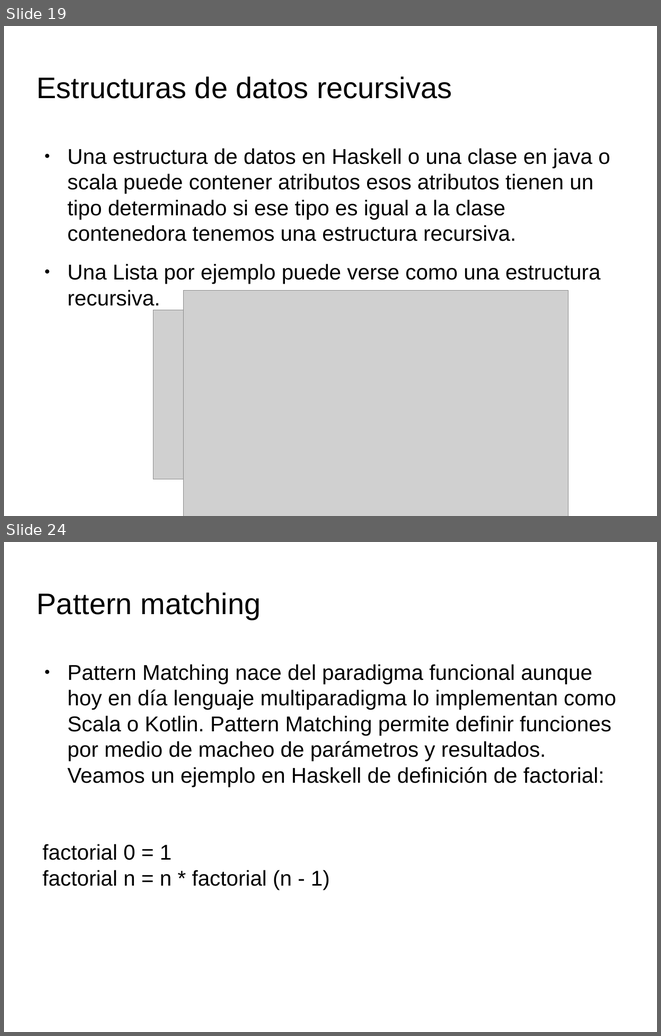
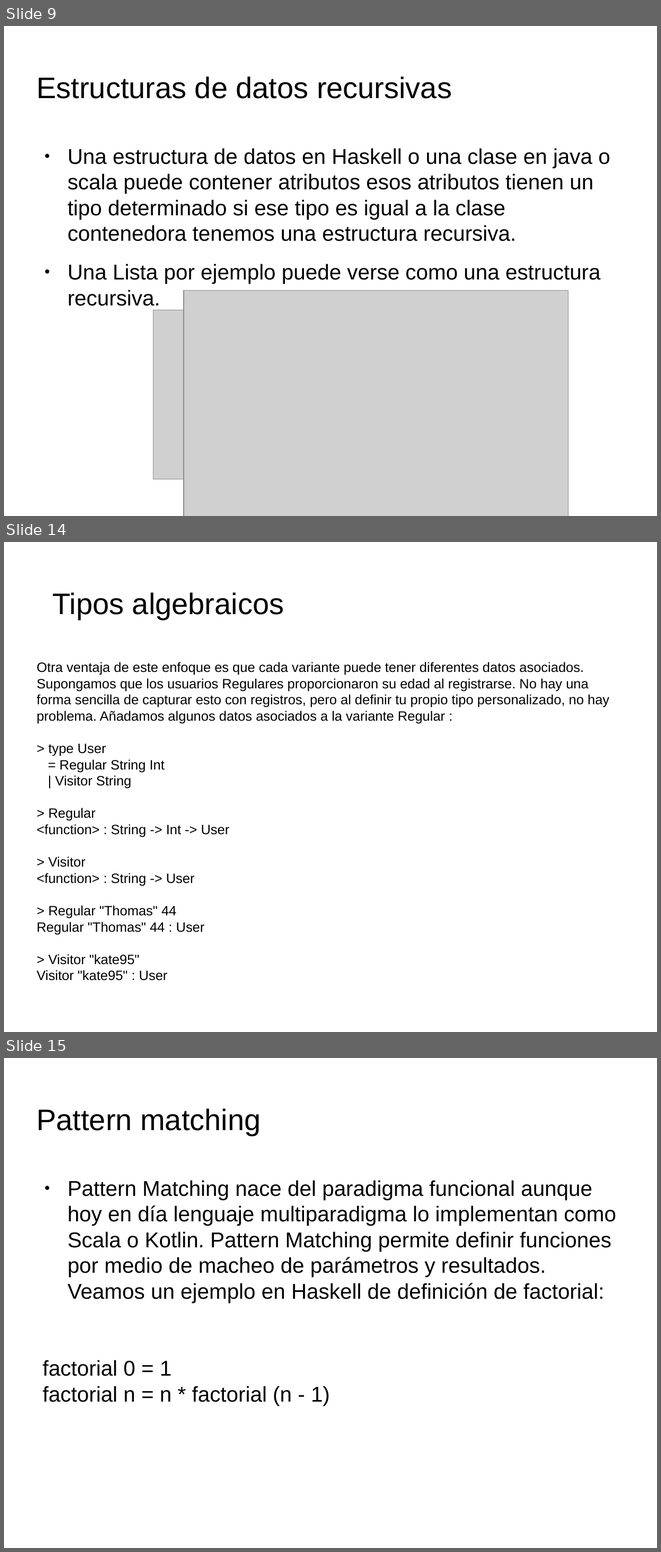
Before and after one commit to Agustin-Nicolas-Torres/paradigmaUAP2025, a slide deck: funcional/clase3.pptx. Shown one above the other, each under a label of ours: slides 19 and 24 before the commit, slides 9, 14 and 15 after it; the slides between them are not shown. The pictures are 661x1036 and 661x1552 pixels, drawn with LibreOffice and Linux fonts; fonts in the diff are those of the drawing; grey boxes stand for pictures; background and template pictures are left out. Boxes give left, top, right and bottom in pixels: in the first picture for what was removed or moved away, otherwise in the second. Text is boxed around its words. In the diff, an @@ line names an element or a change of style, - is before the commit and + after.

```diff
--- a/funcional/clase3.pptx
+++ b/funcional/clase3.pptx
@@ slide 14 added at box(4, 542, 657, 1032), background picture (left out) @@
@@ text added at box(53, 592, 284, 619), 32.7 pt, text #000000 @@
+Tipos algebraicos
@@ text added at box(37, 662, 609, 980), 14.9 pt, text #000000 @@
+Otra ventaja de este enfoque es que cada variante puede tener diferentes datos asociados. Supongamos que los usuarios Regulares proporcionaron su edad al registrarse. No hay una forma sencilla de capturar esto con registros, pero al definir tu propio tipo personalizado, no hay problema. Añadamos algunos datos asociados a la variante Regular :
+> type User
+= Regular String Int
+| Visitor String
+> Regular
+<function> : String -> Int -> User
+> Visitor
+<function> : String -> User
+> Regular "Thomas" 44
+Regular "Thomas" 44 : User
+> Visitor "kate95"
+Visitor "kate95" : User
@@ what was slide 19 is now slide 9 @@
@@ what was slide 24 is now slide 15 @@
```
Also in this commit, not shown: 2 slides changed, 7 other slides added, 21 slides removed, 1 other file.
